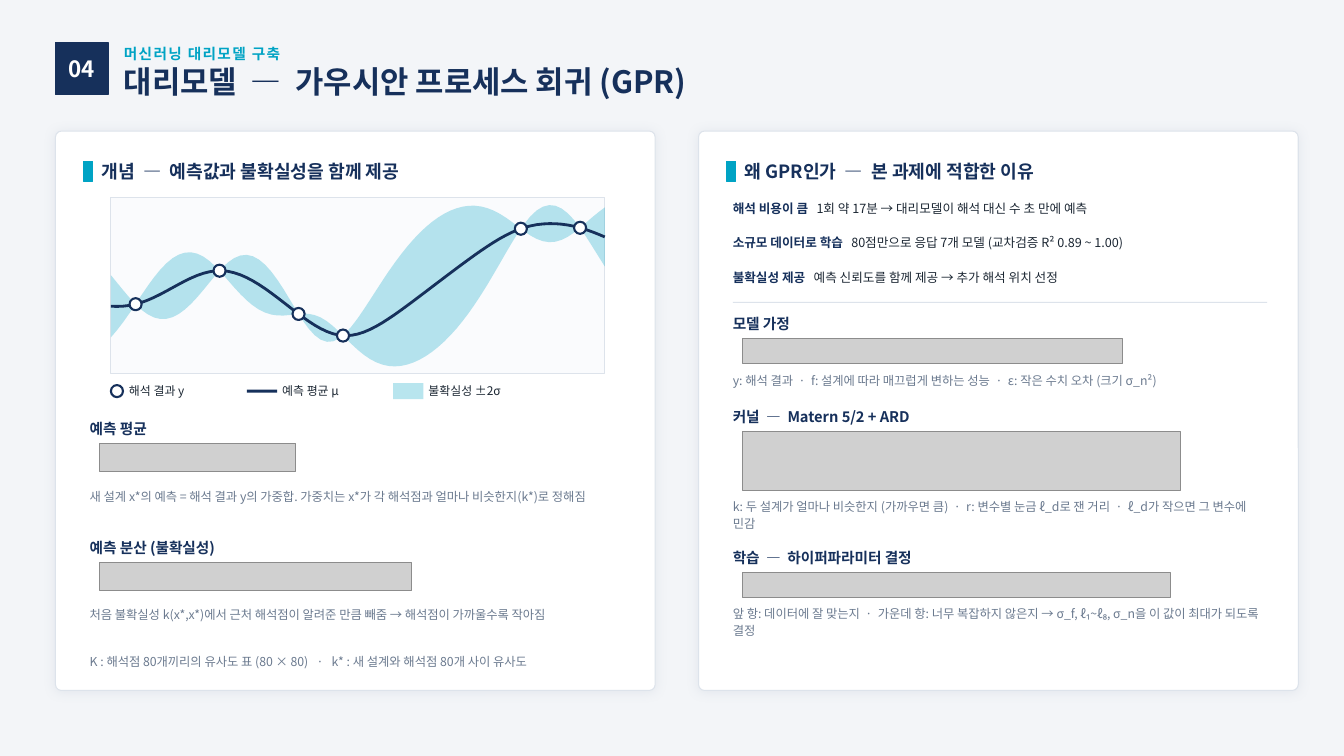
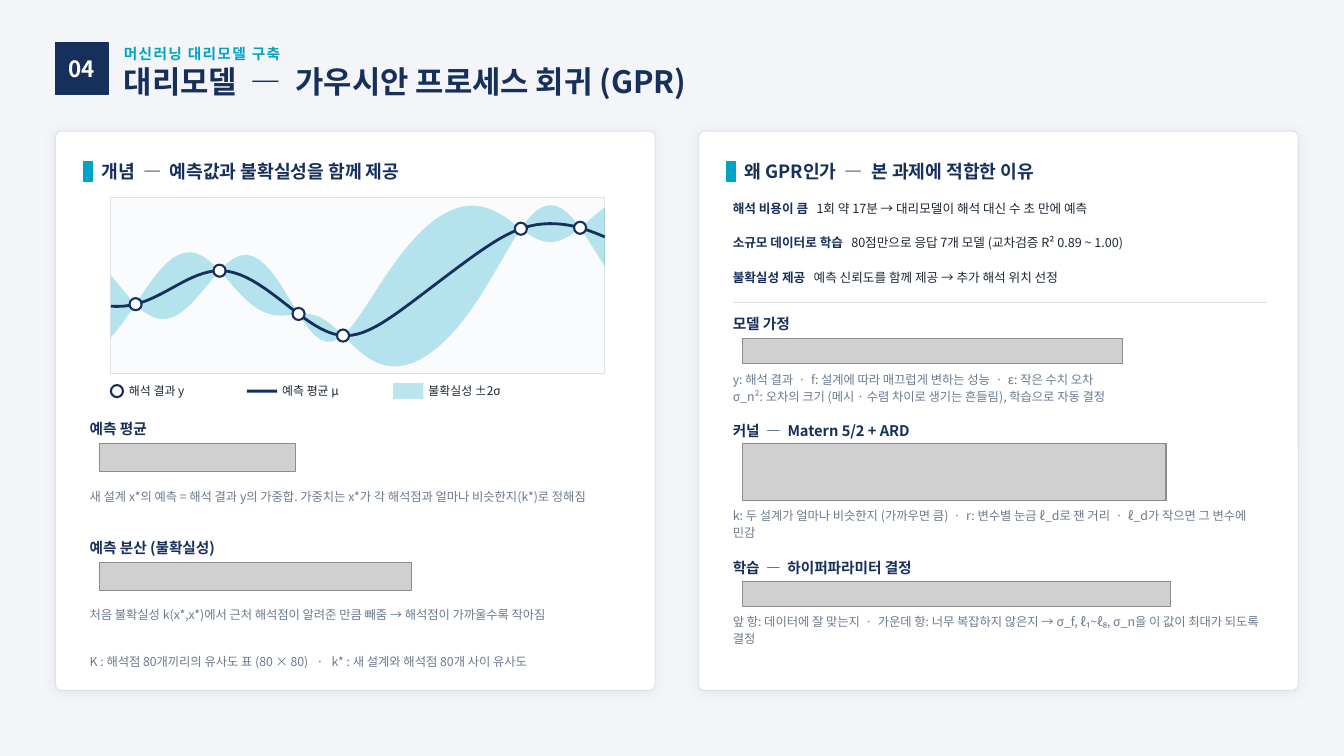
Before and after one commit to yjs9716/dddd, a slide deck: slide 1 of GPR_장표.pptx. Drawn at 1344x756 pixels with LibreOffice and Linux fonts; fonts in the diff are those of the drawing; grey boxes stand for pictures. Boxes give left, top, right and bottom in pixels: in the first picture for what was removed or moved away, otherwise in the second. Text is boxed around its words. In the diff, an @@ line names an element or a change of style, - is before the commit and + after.

```diff
--- a/GPR_장표.pptx
+++ b/GPR_장표.pptx
@@ text at [733, 374, 1106, 403]: text changed @@
-y: 해석 결과 · f: 설계에 따라 매끄럽게 변하는 성능 · ε: 작은 수치 오차 (크기 σ_n²)
+y: 해석 결과 · f: 설계에 따라 매끄럽게 변하는 성능 · ε: 작은 수치 오차
+σ_n²: 오차의 크기 (메시 · 수렴 차이로 생기는 흔들림), 학습으로 자동 결정
@@ text "커널 — Matern 5/2 + ...": place and size @@
-text "커널 — Matern 5/2 + ..." at [733, 409, 910, 425]
+text "커널 — Matern 5/2 + ..." at [733, 423, 910, 439]
@@ picture: place and size @@
-picture at [743, 432, 1181, 491]
+picture at [743, 444, 1167, 501]
@@ 3 texts, 1 picture: place and size @@
-3 texts, 1 picture at [733, 501, 1259, 636]
+3 texts, 1 picture at [733, 510, 1259, 644]
```
Also in this commit, not shown: 1 other file.
